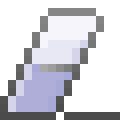
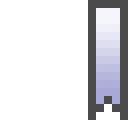
Layers edited between the first and the second 128px x 128px image:
hid "context clear" over box(0, 8, 120, 120)
showed "increase 2" over box(88, 0, 128, 120)
